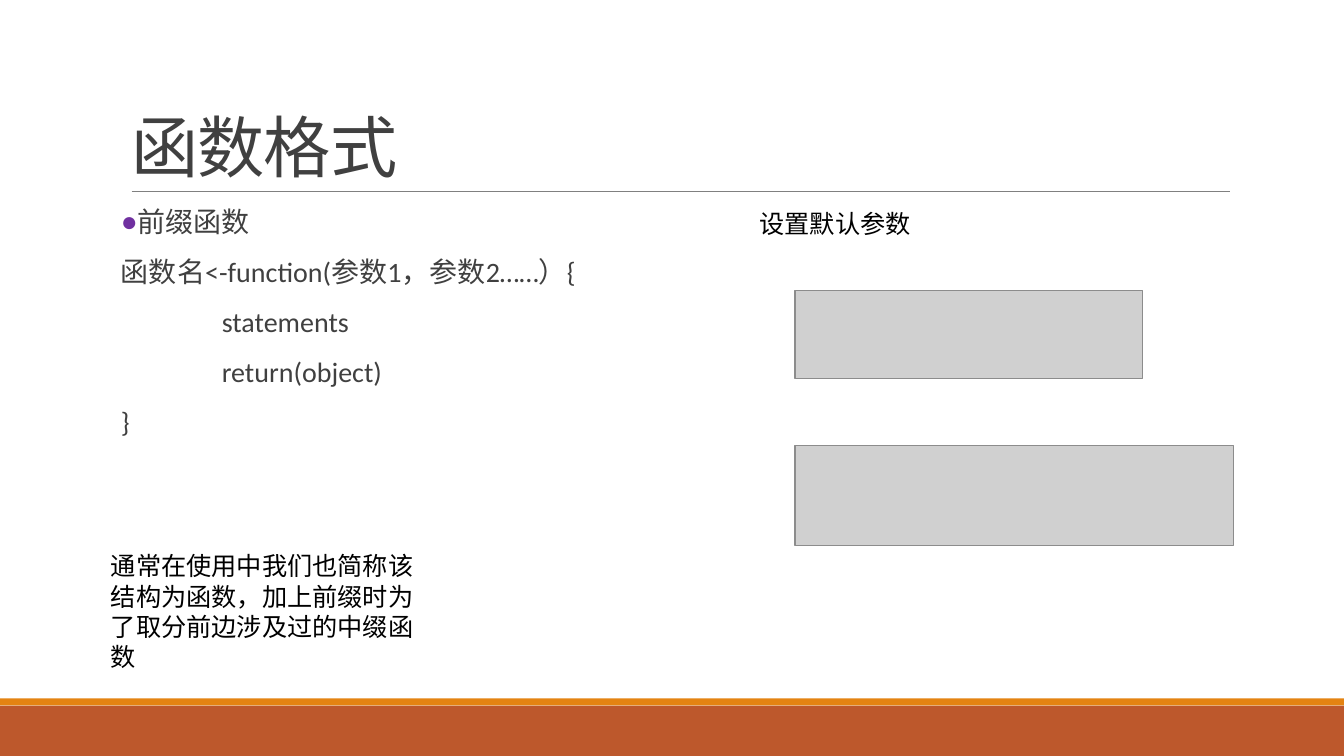
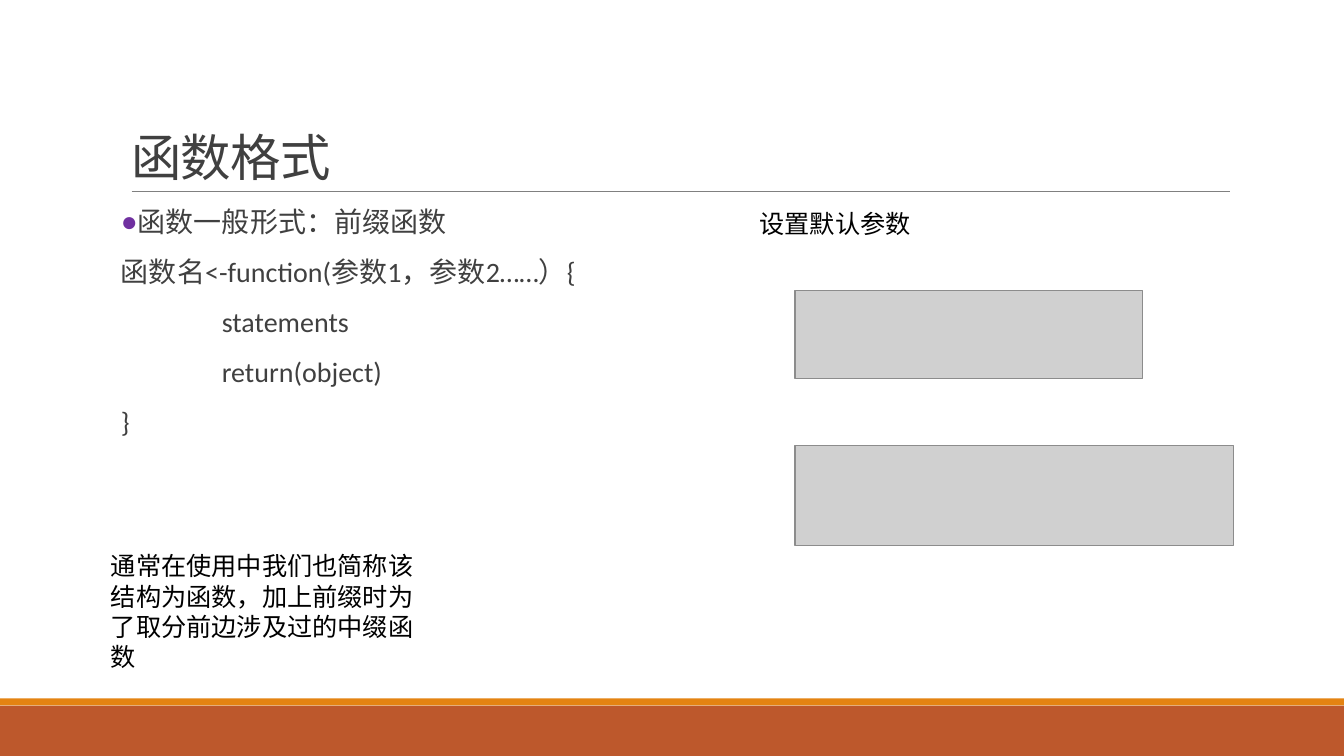
Before and after one commit to exoplanetX/DataAnalytics, a slide deck: slide 7 of 数据分析-6-函数式编程.pptx. Drawn at 1344x756 pixels with LibreOffice and Linux fonts; fonts in the diff are those of the drawing; grey boxes stand for pictures. Boxes give left, top, right and bottom in pixels: in the first picture for what was removed or moved away, otherwise in the second. Text is boxed around its words. In the diff, an @@ line names an element or a change of style, - is before the commit and + after.

```diff
--- a/数据分析-6-函数式编程.pptx
+++ b/数据分析-6-函数式编程.pptx
@@ title "函数格式" at box(131, 133, 330, 180): size 48 to 36 pt @@
@@ text at box(138, 208, 446, 235): text changed @@
-● 前缀函数
+● 函数一般形式：前缀函数
```
Also in this commit, not shown: 6 other slides changed, 1 slide added, 1 other file.
